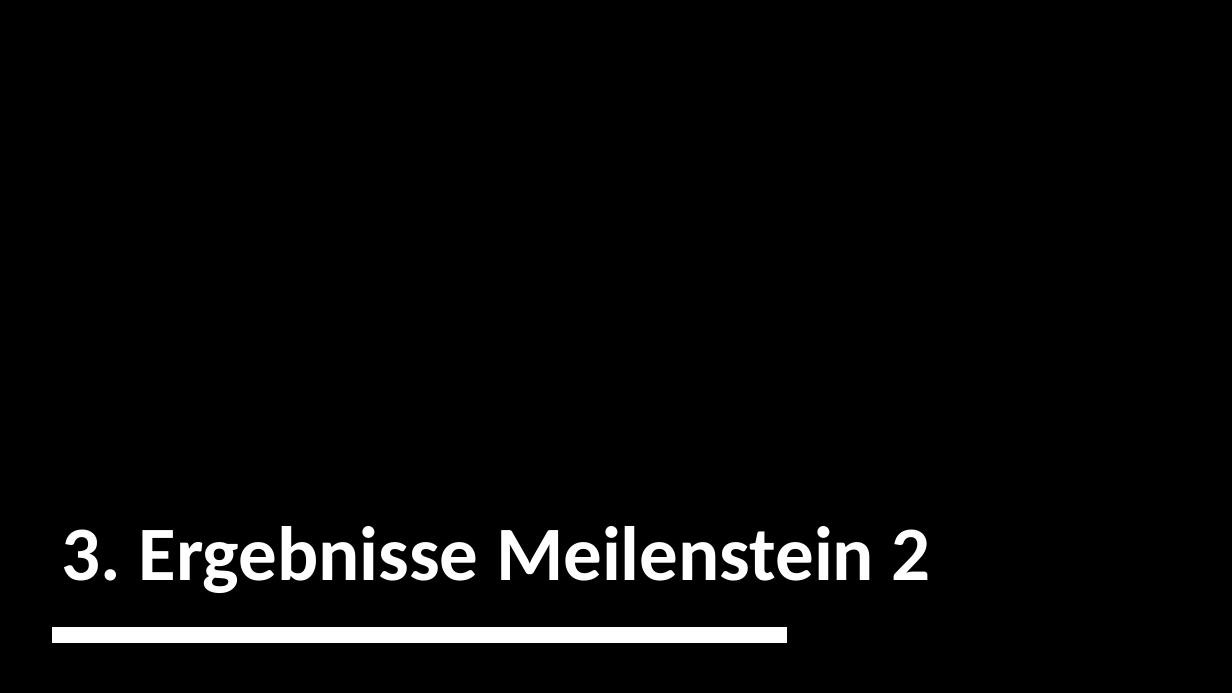
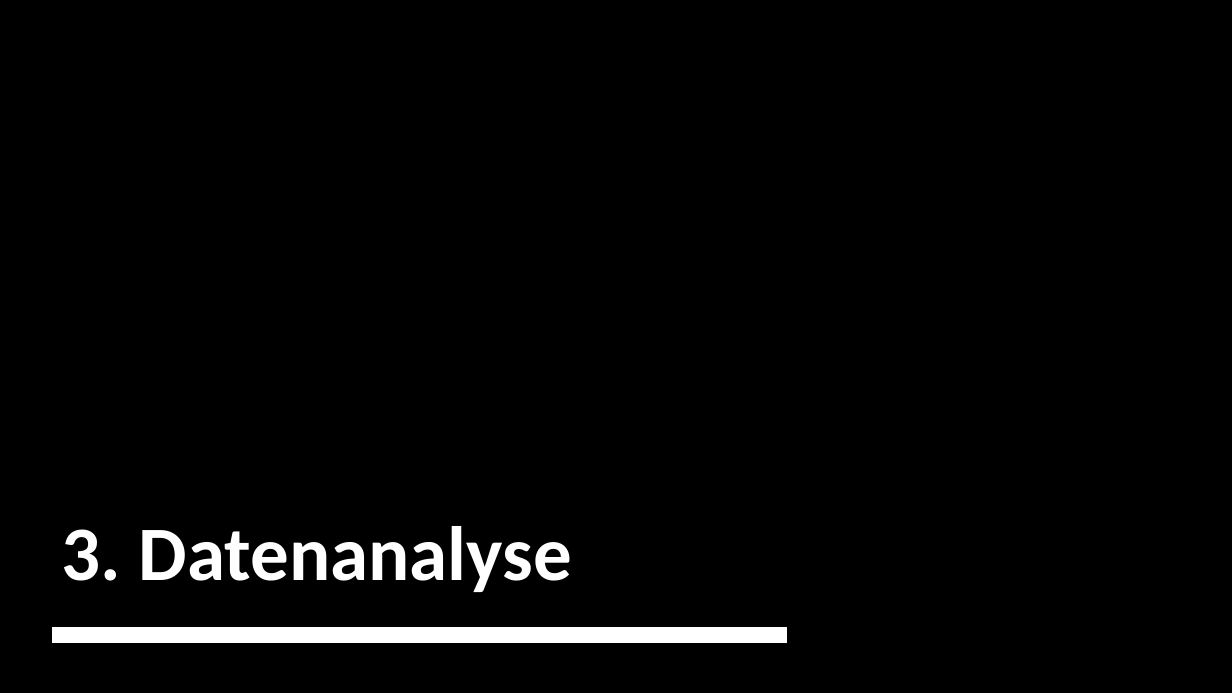
Before and after one commit to zurdavid/projektpraktikum-datascience, a slide deck: slide 17 of präsentationen/Abschlusspräsentation_Entwurf.pptx. Drawn at 1232x693 pixels with LibreOffice and Linux fonts; fonts in the diff are those of the drawing. Boxes give left, top, right and bottom in pixels: in the first picture for what was removed or moved away, otherwise in the second. Text is boxed around its words. In the diff, an @@ line names an element or a change of style, - is before the commit and + after.

```diff
--- a/präsentationen/Abschlusspräsentation_Entwurf.pptx
+++ b/präsentationen/Abschlusspräsentation_Entwurf.pptx
@@ title at box(62, 526, 572, 592): text changed @@
-3. Ergebnisse Meilenstein 2
+3. Datenanalyse
```
Also in this commit, not shown: 1 other slide changed, 1 other file.
